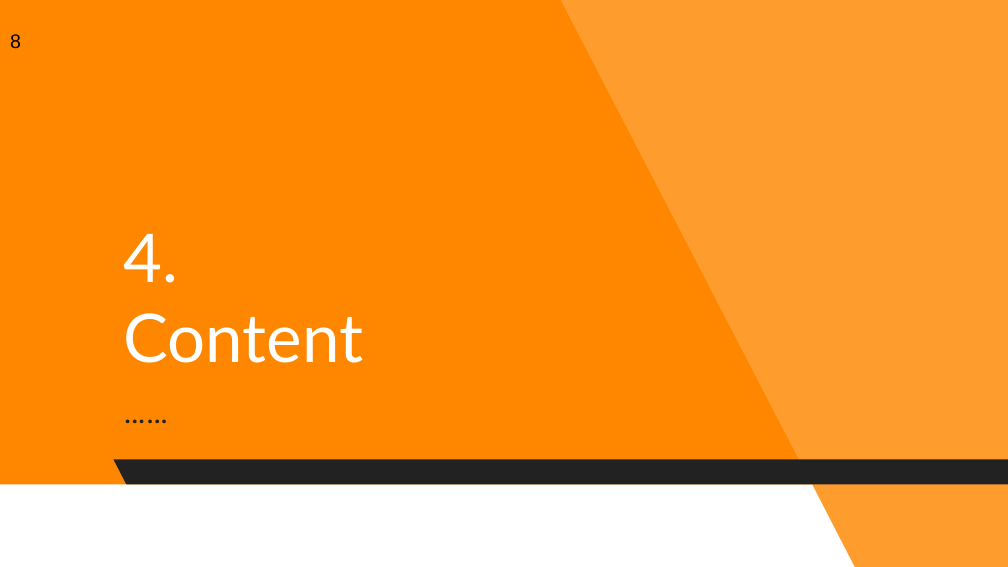
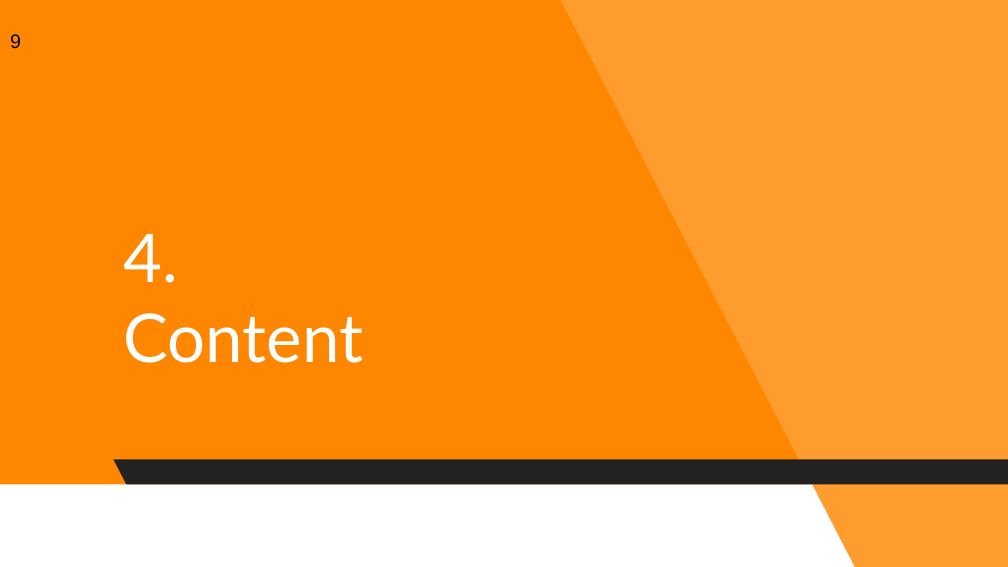
Before and after one commit to Reboocca/Blokboek5, a slide deck: slide 9 of 4_Onderhoudsprocedures/Presentation.pptx (slide 8 before the commit). Drawn at 1008x567 pixels with LibreOffice and Linux fonts; fonts in the diff are those of the drawing. Boxes give left, top, right and bottom in pixels: in the first picture for what was removed or moved away, otherwise in the second. Text is boxed around its words. In the diff, an @@ line names an element or a change of style, - is before the commit and + after.

```diff
--- a/4_Onderhoudsprocedures/Presentation.pptx
+++ b/4_Onderhoudsprocedures/Presentation.pptx
@@ page number at [10,34,21,49]: text changed @@
-8
+9
@@ subtitle removed at [113,380,688,443] @@
-……
```
Also in this commit, not shown: 6 other slides changed, 4 slides added, 26 slides removed.
